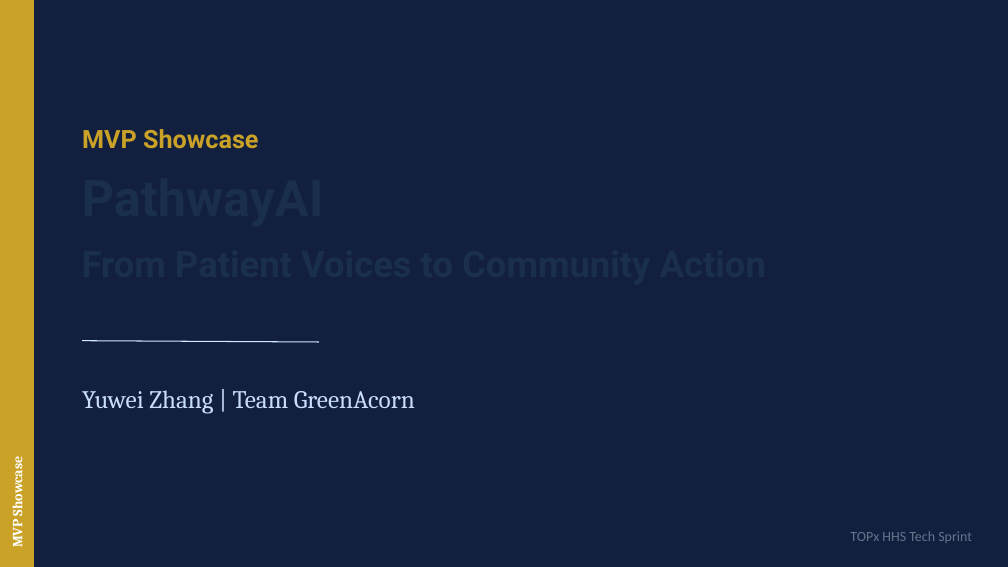
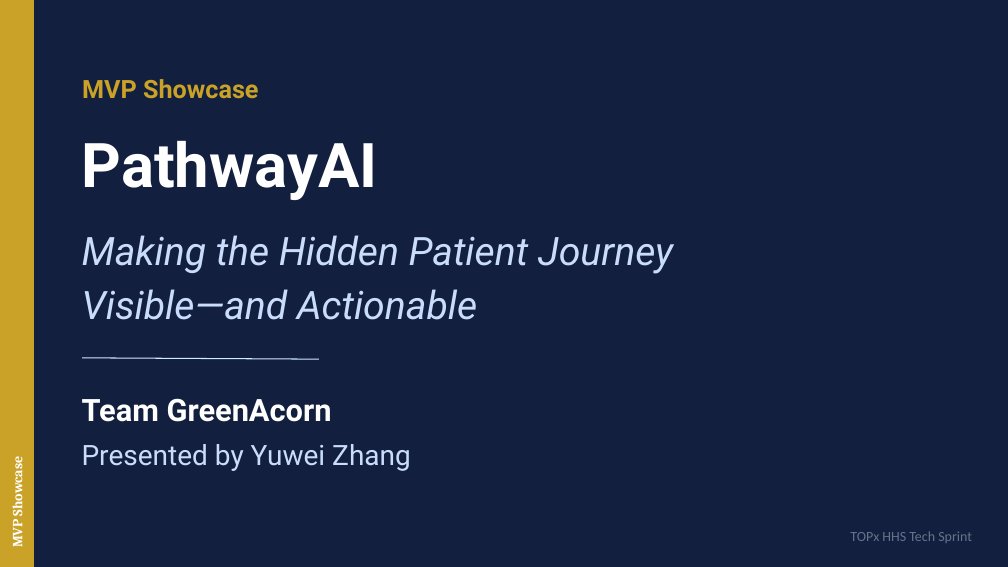
Before and after one commit to gaiju/pathwayAI, a slide deck: slide 1 of submission/PathwayAI_MVP_Demo_Milestone.pptx. Drawn at 1008x567 pixels with LibreOffice and Linux fonts; fonts in the diff are those of the drawing. Boxes give left, top, right and bottom in pixels: in the first picture for what was removed or moved away, otherwise in the second. Text is boxed around its words. In the diff, an @@ line names an element or a change of style, - is before the commit and + after.

Commit message:
Restore patient journey title with high-contrast showcase typography

```diff
--- a/submission/PathwayAI_MVP_Demo_Milestone.pptx
+++ b/submission/PathwayAI_MVP_Demo_Milestone.pptx
@@ text "MVP Showcase": place and size @@
-text "MVP Showcase" at <box>82,129,258,149</box>
+text "MVP Showcase" at <box>82,79,258,99</box>
@@ text added at <box>82,140,673,320</box>, 28 pt, text #CADCFC, italic @@
+PathwayAI
+Making the Hidden Patient Journey
+Visible—and Actionable
@@ freeform shape: place and size @@
-freeform shape at <box>82,341,319,342</box>
+freeform shape at <box>82,358,319,359</box>
@@ text at <box>82,398,411,471</box>: text changed; size 18 to 20 pt; font Cambria to Roboto @@
-Yuwei Zhang | Team GreenAcorn
+Team GreenAcorn
+Presented by Yuwei Zhang
```
